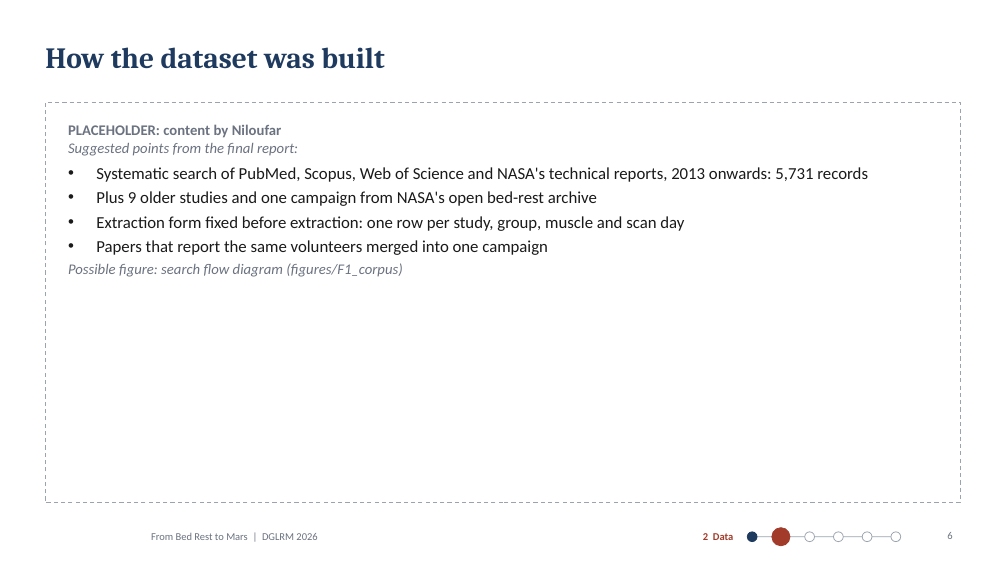
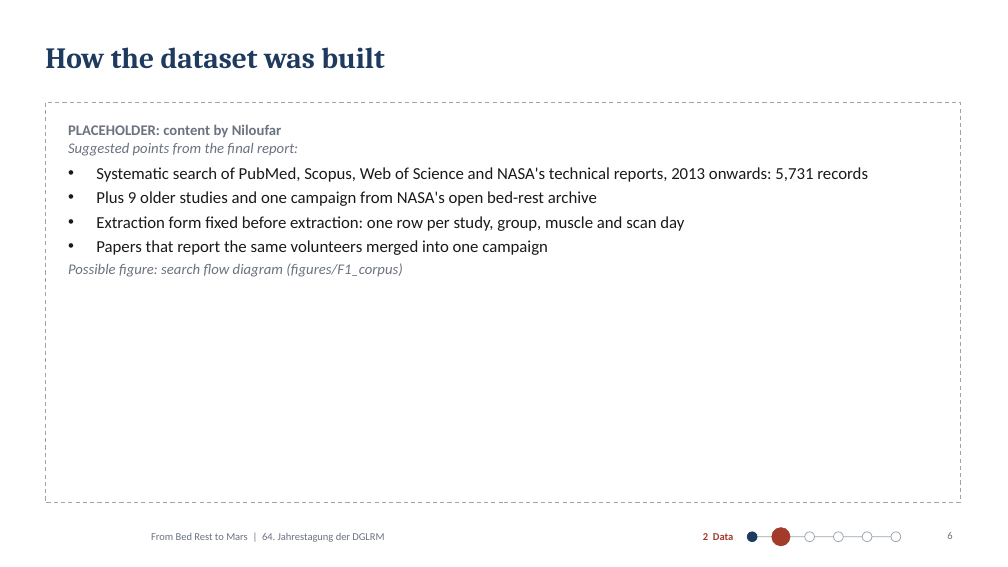
Before and after one commit to MiladBahariQaragoz/BedrestToMars, a slide deck: slide 6 of presentation/bed-rest-to-mars-talk.pptx. Drawn at 1008x567 pixels with LibreOffice and Linux fonts; fonts in the diff are those of the drawing; background and template pictures are left out. Boxes give left, top, right and bottom in pixels: in the first picture for what was removed or moved away, otherwise in the second. Text is boxed around its words. In the diff, an @@ line names an element or a change of style, - is before the commit and + after.

```diff
--- a/presentation/bed-rest-to-mars-talk.pptx
+++ b/presentation/bed-rest-to-mars-talk.pptx
@@ text at (x1=151, y1=533, x2=384, y2=542): text changed @@
-From Bed Rest to Mars | DGLRM 2026
+From Bed Rest to Mars | 64. Jahrestagung der DGLRM
```
Also in this commit, not shown: 19 other slides changed, 2 other files.
